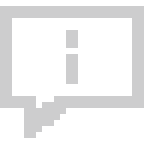
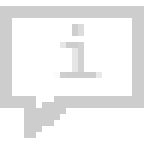
Revision of a layered 144 × 144 image; what changed, layer by layer:
added layer "i" above "iconmonstr-info-12.svg" over [54, 24, 102, 78]
painted on "iconmonstr-info-12.svg" over [66, 30, 78, 84]
